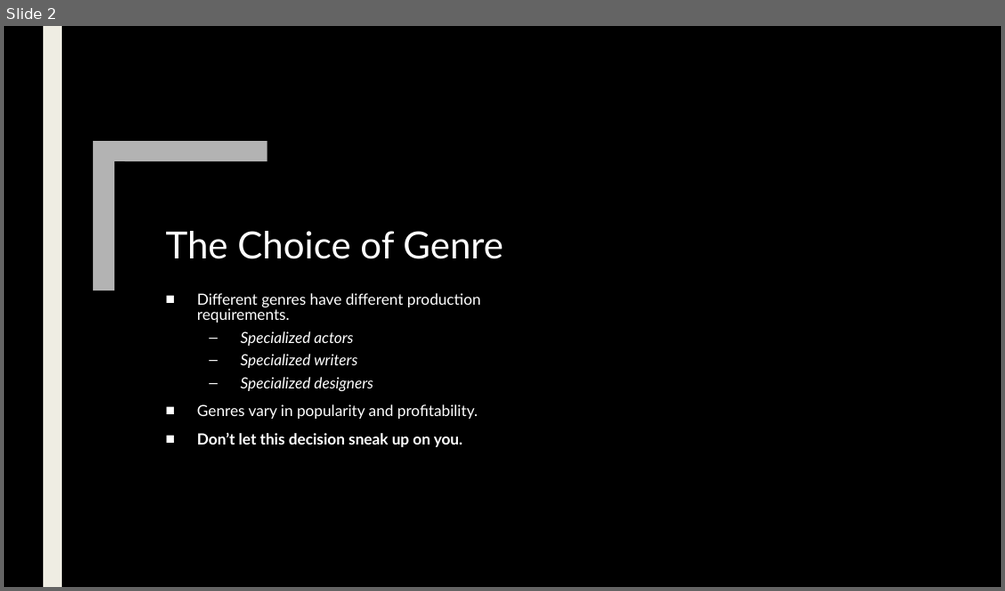
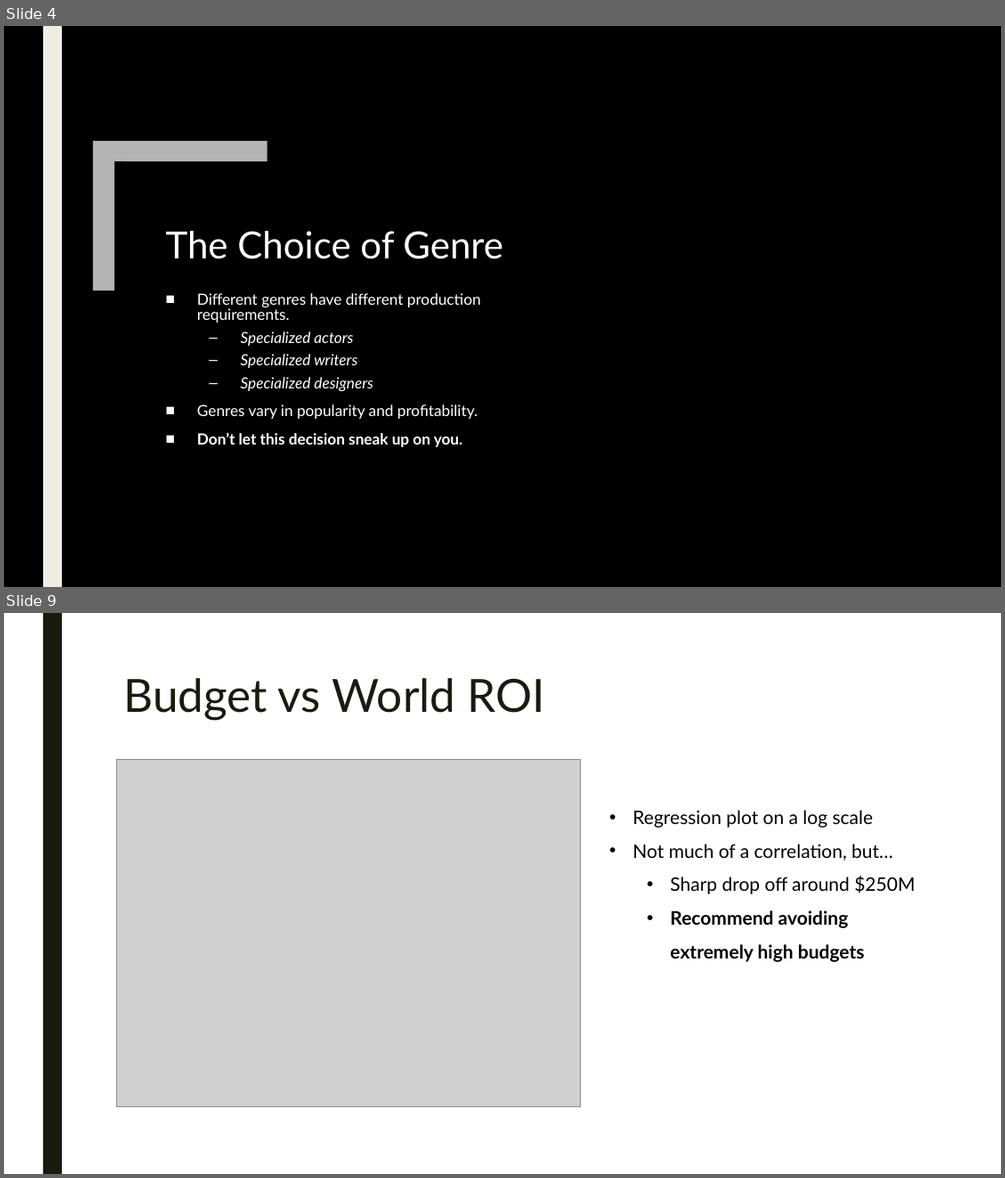
Before and after one commit to ndgigliotti/dsc-phase-1-project, a slide deck: presentation/presentation.pptx. Shown one above the other, each under a label of ours: slide 2 before the commit, slides 4 and 9 after it; the slides between them are not shown. The pictures are 1005x591 and 1005x1178 pixels, drawn with LibreOffice and Linux fonts; fonts in the diff are those of the drawing; grey boxes stand for pictures; background and template pictures are left out. Boxes give left, top, right and bottom in pixels: in the first picture for what was removed or moved away, otherwise in the second. Text is boxed around its words. In the diff, an @@ line names an element or a change of style, - is before the commit and + after.

```diff
--- a/presentation/presentation.pptx
+++ b/presentation/presentation.pptx
@@ slide 9 added at bbox=[4, 613, 1001, 1174], background #FFFFFF @@
@@ rectangle added at bbox=[43, 613, 62, 1174], fill #191B0E @@
@@ title added at bbox=[123, 678, 545, 720], 44 pt, text #191B0E @@
+Budget vs World ROI
@@ picture added at bbox=[116, 759, 581, 1106] @@
@@ text added at bbox=[632, 810, 914, 962], 18 pt, text #000000 @@
+• Regression plot on a log scale
+• Not much of a correlation, but…
+  • Sharp drop off around $250M
+  • Recommend avoiding extremely high budgets
@@ what was slide 2 is now slide 4 @@
```
Also in this commit, not shown: 1 slide changed, 8 other slides added, 7 slides removed, 1 other file.
